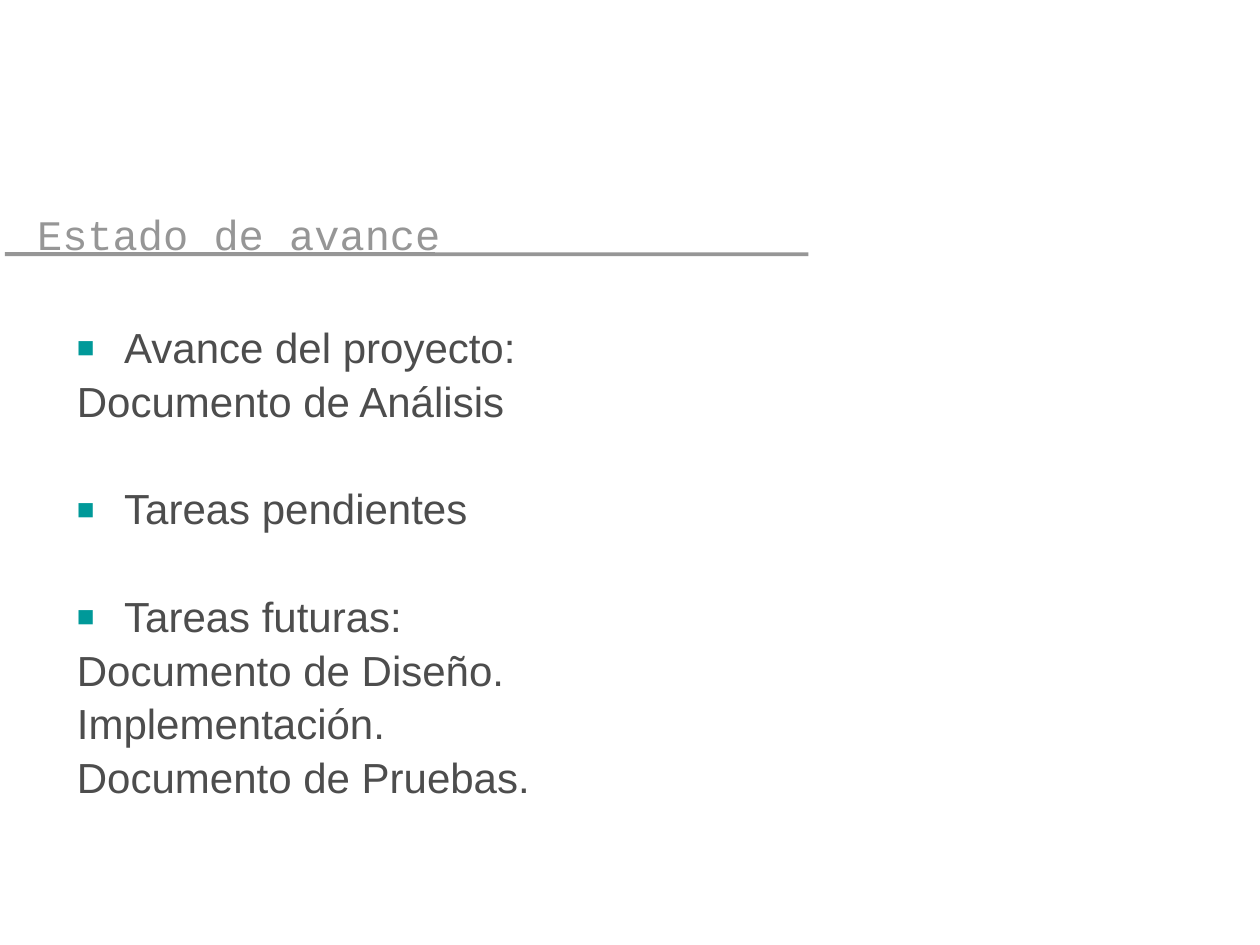
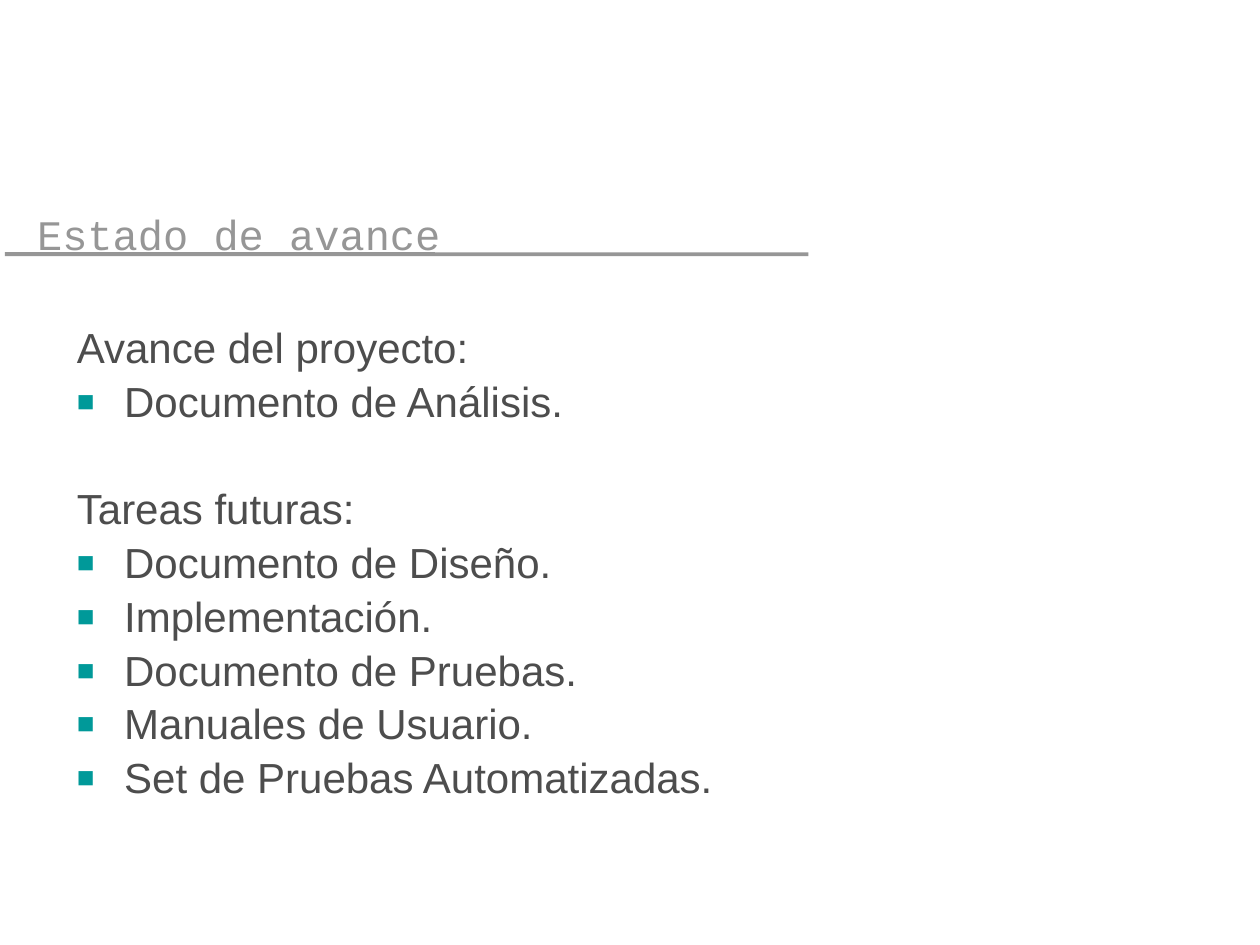
Before and after one commit to yano2h/TESIS, a slide deck: slide 26 of Presentaciones/Plantilla Pres 2_2012.pptx (slide 25 before the commit). Drawn at 1260x945 pixels with LibreOffice and Linux fonts; fonts in the diff are those of the drawing; background and template pictures are left out. Boxes give left, top, right and bottom in pixels: in the first picture for what was removed or moved away, otherwise in the second. Text is boxed around its words. In the diff, an @@ line names an element or a change of style, - is before the commit and + after.

```diff
--- a/Presentaciones/Plantilla Pres 2_2012.pptx
+++ b/Presentaciones/Plantilla Pres 2_2012.pptx
@@ text at (x1=77, y1=332, x2=577, y2=687): bullet ■ to none; bullet none to ■ @@
@@ text at (x1=124, y1=386, x2=563, y2=418): text changed @@
-Documento de Análisis
-■ Tareas pendientes
+■ Documento de Análisis.
@@ text at (x1=124, y1=708, x2=712, y2=794): paragraphs added @@
+■ Manuales de Usuario.
+■ Set de Pruebas Automatizadas.
```
Also in this commit, not shown: 7 other slides changed, 4 slides added, 3 slides removed, 1 other file.
